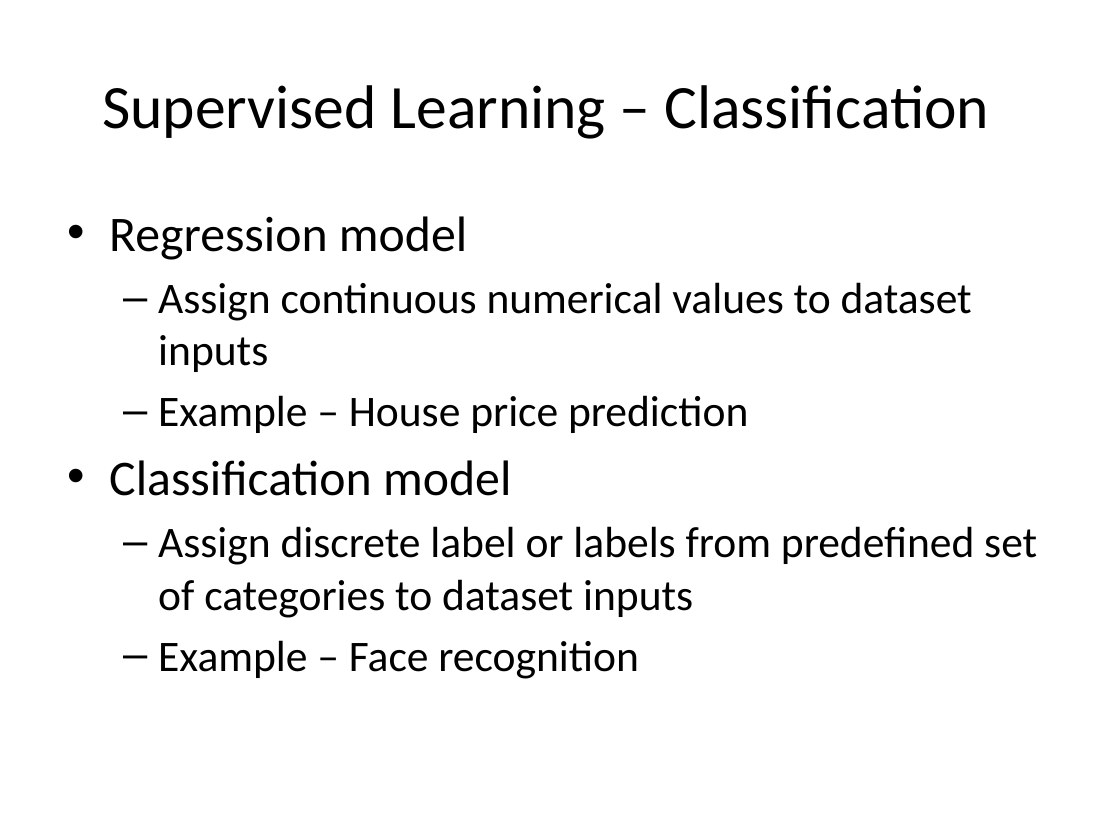
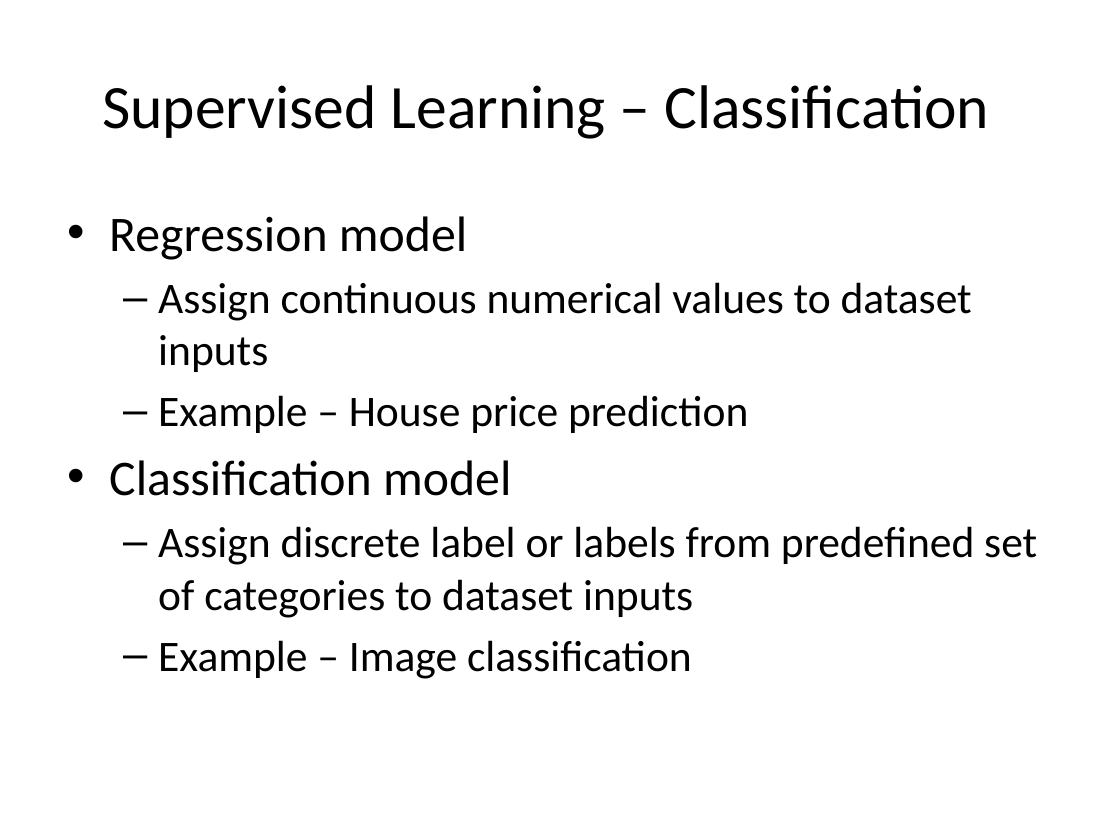
Before and after one commit to look4pritam/ArtificialIntelligence, a slide deck: slide 13 of presentations/AI/ArtificialIntelligence.pptx (slide 12 before the commit). Drawn at 1120x840 pixels with LibreOffice and Linux fonts; fonts in the diff are those of the drawing. Boxes give left, top, right and bottom in pixels: in the first picture for what was removed or moved away, otherwise in the second. Text is boxed around its words. In the diff, an @@ line names an element or a change of style, - is before the commit and + after.

```diff
--- a/presentations/AI/ArtificialIntelligence.pptx
+++ b/presentations/AI/ArtificialIntelligence.pptx
@@ text at (158, 640, 692, 679): text changed @@
-  – Example – Face recognition
+  – Example – Image classification
```
Also in this commit, not shown: 8 other slides changed, 20 slides added.
